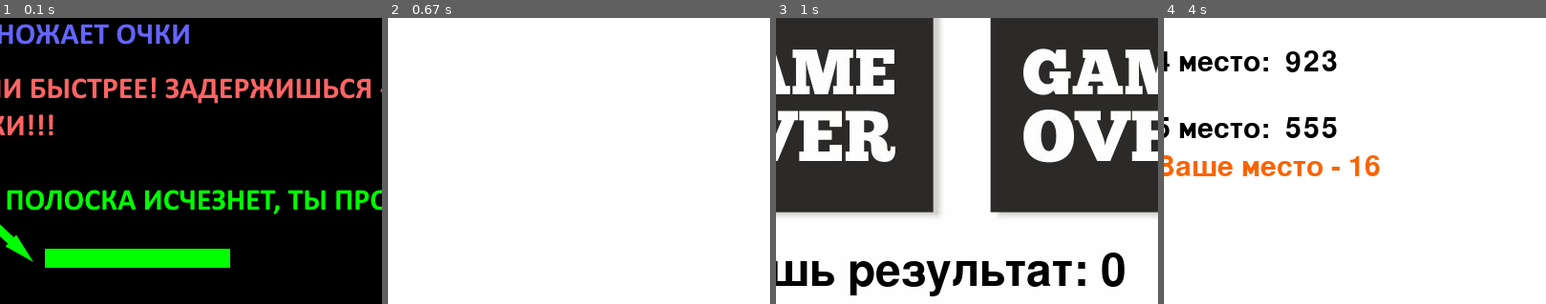
Above: before the commit, frames 1-4 (left to right).
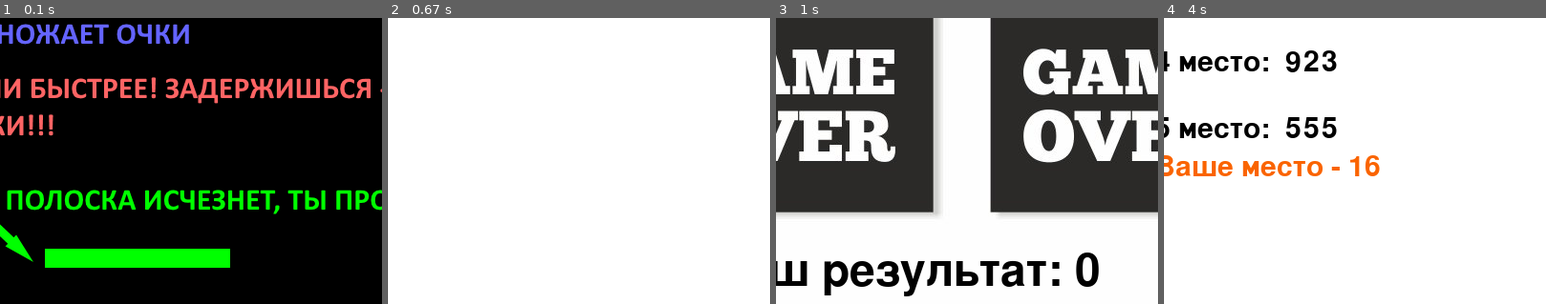
Above: after the commit, the same moments.

Repository: Avsin-Vadim/VladPyGame
Game: pygame game, started from Game.py
The game is run twice, just before and just after one commit, with the same random seed, the same clock (stepped at 60 frames per second) and the same inputs.
Inputs (mouse positions are % of the whole screen's width and height, from its top left):
- Up to frame 1 (0.1 s): no input
- Up to frame 2 (0.67 s): tap Enter at 0.33 s
- Up to frame 3 (1 s): click (19, 74) at 0.72 s
- Up to frame 4 (4 s): no input
The pictures show only the part of the screen within x 26-76%, y 35-85%; the shares and areas given below are measured in that part.

Frames 1-2 are identical in both runs. In frame 3, 4.4% of the frame differs, in the area x 9-92%, y 82-98%; in frame 4, nothing differs.

Commit message:
Add files via upload

Diff:
--- a/Game.py
+++ b/Game.py
@@ -132,7 +132,7 @@
             end = 1
             screen.blit(ga_ov, (0, 0))
             text = pygame.font.Font("freesansbold.ttf", 48)
-            text = text.render("Вашь результат: {}".format(int(points)), 1, (0, 0, 0))
+            text = text.render("Ваш результат: {}".format(int(points)), 1, (0, 0, 0))
             screen.blit(text, (140, 450))
             top = open('top.txt', 'a')
             top.write(str(int(points)) + '\n')
